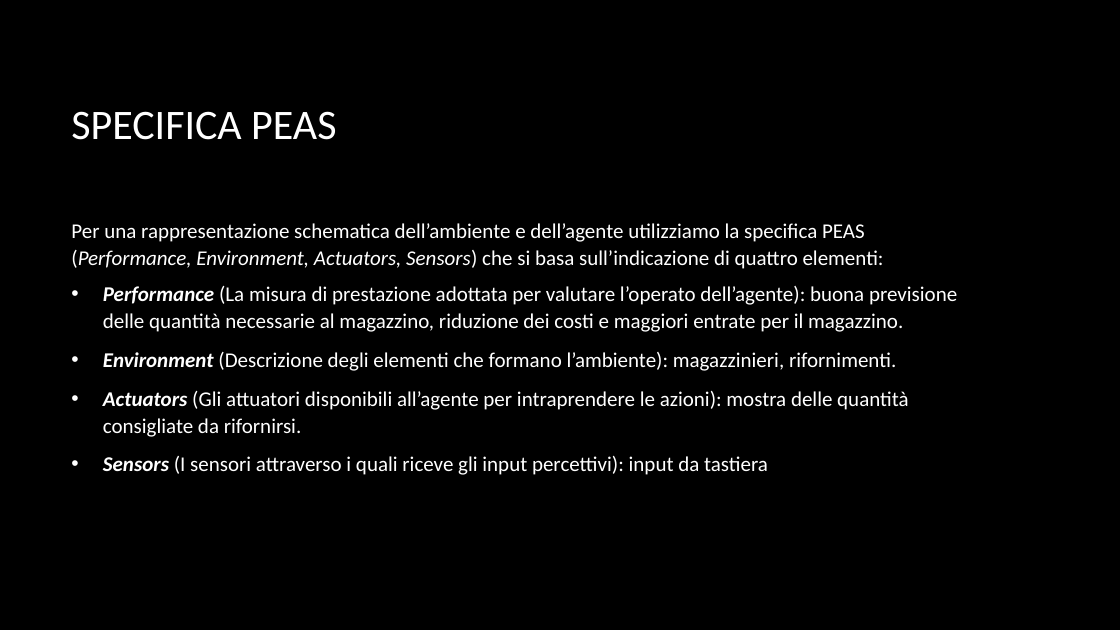
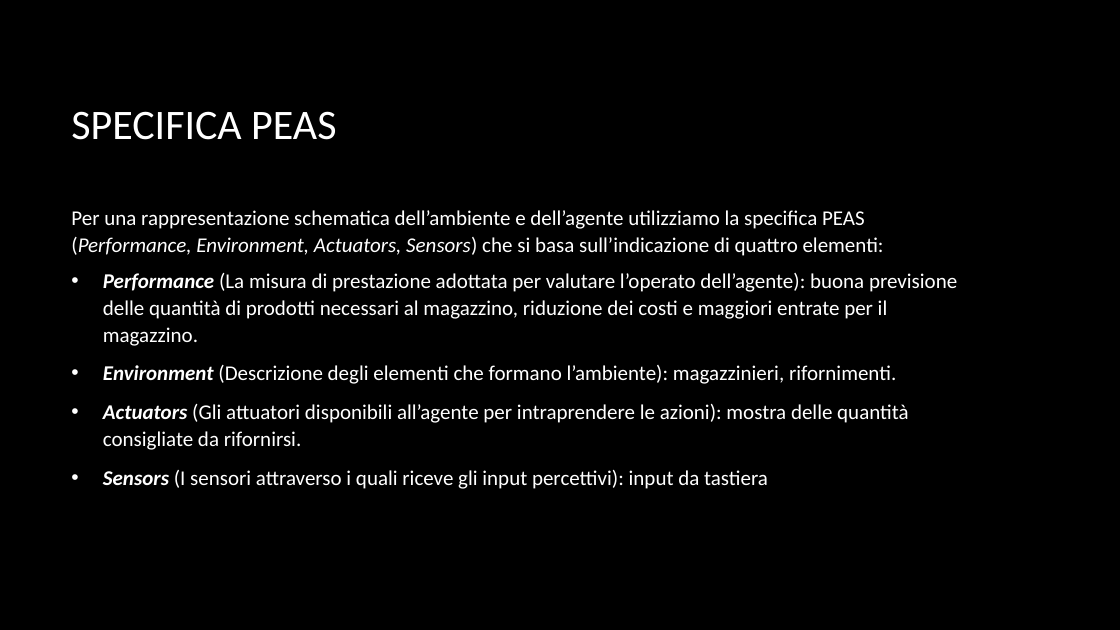
Before and after one commit to Ciro-Fusco/NewDM, a slide deck: slide 3 of modulo/Modulo di IA.pptx. Drawn at 1120x630 pixels with LibreOffice and Linux fonts; fonts in the diff are those of the drawing; background and template pictures are left out. Boxes give left, top, right and bottom in pixels: in the first picture for what was removed or moved away, otherwise in the second. Text is boxed around its words. In the diff, an @@ line names an element or a change of style, - is before the commit and + after.

```diff
--- a/modulo/Modulo di IA.pptx
+++ b/modulo/Modulo di IA.pptx
@@ text at [103,273,957,346]: text changed @@
-• Performance (La misura di prestazione adottata per valutare l’operato dell’agente): buona previsione delle quantità necessarie al magazzino, riduzione dei costi e maggiori entrate per il magazzino.
+• Performance (La misura di prestazione adottata per valutare l’operato dell’agente): buona previsione delle quantità di prodotti necessari al magazzino, riduzione dei costi e maggiori entrate per il magazzino.
```
Also in this commit, not shown: 1 other slide changed, 3 other files.
